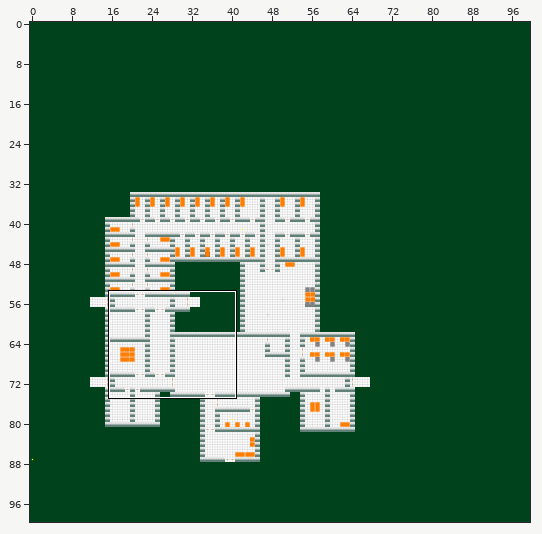
Two versions of a level (Tiled map, ALPHA TEX/world3beta2.tmx). The first picture is a wide view before the edit; the outline marks the close-up.
Close-up. As it was:
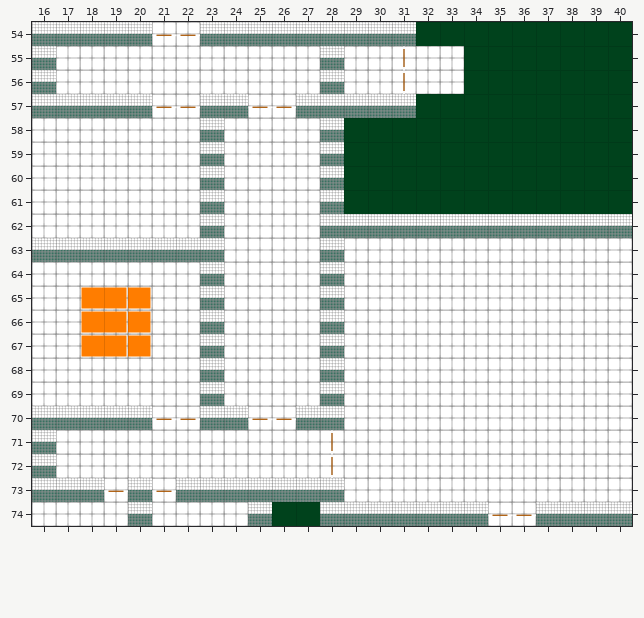
Cells are 64x64 px. Shown: x 16..40, y 54..74. The commit also changed other parts of the map, which this record leaves out.
Now the later version:
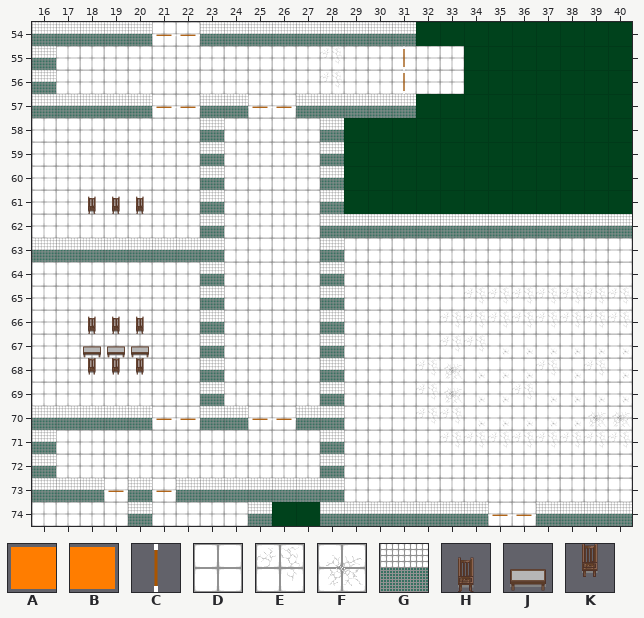
Key: from "alpha_sprite_sheet": A 2, B 3, C 9; from "floor_wall_sheet": D 0, E 1, F 4, G 5; from "furniture_sheet": H 3, J 6, K 7.
_ is an empty cell, . an unchanged one.
The exact change:
--- layer "Tile Layer 2 - Golv"
@@ x 32..40 @@
-65 ..DDDDDDD
-66 .DDDDDDDD
-67 .DD......
-68 DD...D.D.
-69 DD..D....
-70 DD.....DD
-71 .DDDDDDDD
+65 ..EEEEEEE
+66 .EEEEEEEE
+67 .EE......
+68 EF...E.E.
+69 EF..E....
+70 EE.....FF
+71 .EEEEEEEE
--- layer "väggar"
@@ x 28..28 @@
-55 G
-56 G
+55 E
+56 E
@@ x 28..28 @@
-71 _
-72 _
+71 G
+72 G
--- layer "Statiska objekt"
@@ x 18..20 @@
-61 ___
+61 HHH
@@ x 18..20 @@
-65 ABB
-66 ABB
-67 ABB
-68 ___
+65 ___
+66 HHH
+67 JJJ
+68 KKK
--- layer "Dörrar"
@@ x 28..28 @@
-71 C
-72 C
+71 _
+72 _
Pixel boxes of the changes (left, top, right, bottom) in both close-ups:
changed: (320, 46, 344, 94)
added: (88, 196, 144, 214)
changed: (81, 287, 151, 375)
changed: (416, 287, 630, 448)
changed: (320, 430, 344, 478)
